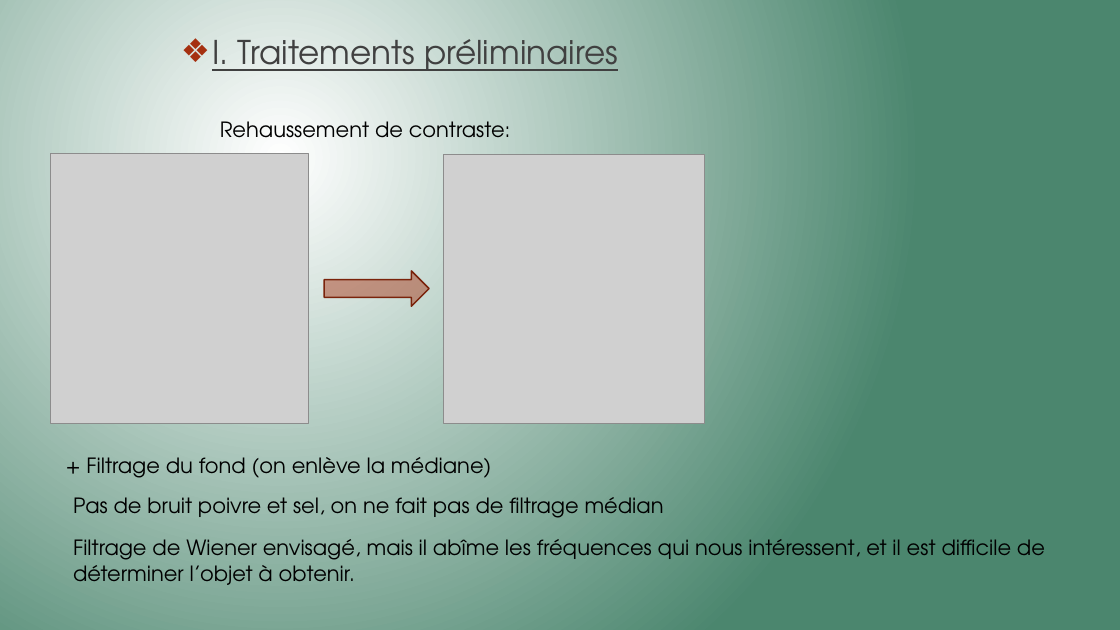
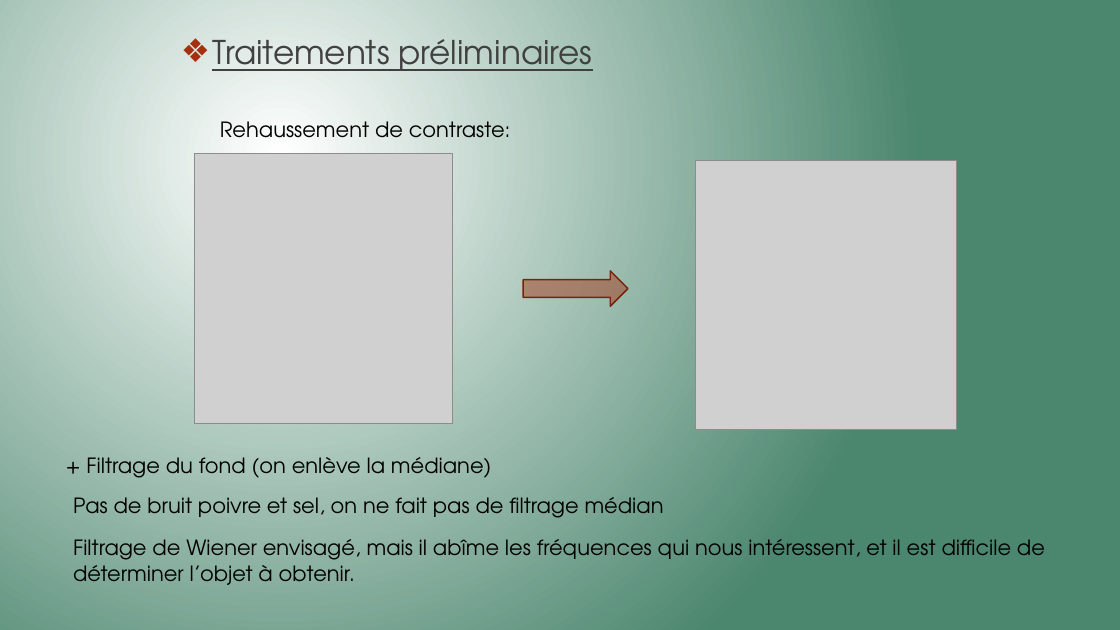
Before and after one commit to Killian-Herveau/PIMS, a slide deck: slide 6 of Pres_Avril/PresentationPIMSAvril.pptx (slide 7 before the commit). Drawn at 1120x630 pixels with LibreOffice and Linux fonts; fonts in the diff are those of the drawing; grey boxes stand for pictures. Boxes give left, top, right and bottom in pixels: in the first picture for what was removed or moved away, otherwise in the second. Text is boxed around its words. In the diff, an @@ line names an element or a change of style, - is before the commit and + after.

```diff
--- a/Pres_Avril/PresentationPIMSAvril.pptx
+++ b/Pres_Avril/PresentationPIMSAvril.pptx
@@ text at bbox=[212, 39, 593, 71]: text changed @@
-❖ I. Traitements préliminaires
+❖ Traitements préliminaires
@@ picture: place and size @@
-picture at bbox=[50, 154, 308, 423]
+picture at bbox=[194, 154, 452, 423]
@@ picture: place and size @@
-picture at bbox=[444, 155, 705, 423]
+picture at bbox=[696, 160, 957, 429]
@@ right arrow: place and size @@
-right arrow at bbox=[324, 271, 429, 306]
+right arrow at bbox=[523, 271, 628, 306]
```
Also in this commit, not shown: 9 other slides changed, 5 slides added, 2 slides removed, 1 other file.
